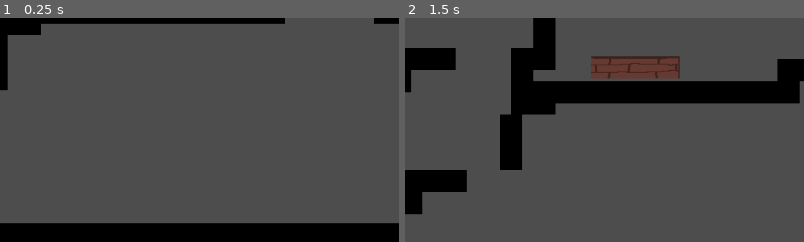
Above: before the commit, frames 1-2 (left to right).
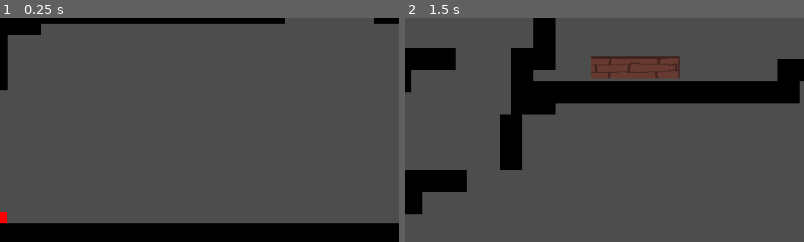
Above: after the commit, the same moments.

Repository: Starscout/SteamSmyth
Game: Godot game, scene res://Rooms/test room.tscn
Two runs of this game, one before a commit and one after it. Both use one fixed random seed, a clock stepped at 60 frames per second and the inputs below.
Inputs:
- Up to frame 1 (0.25 s): no input
- Up to frame 2 (1.5 s): tap Enter at 0.5 s; hold Right (right) from 0.53 s (still down); tap X (dash) at 0.6, 1.35 s; tap Z (jump) at 0.77 s; tap R (reset) at 1.25 s
The pictures show only the part of the screen within x 0-50%, y 50-100%; the shares and areas given below are measured in that part.

The runs differ from the first frame. In frame 1, less than 0.1% of the frame differs, in the area x 0-2%, y 86-92%; in frame 2, nothing differs.

Commit message:
Alpha features done?

Diff:
--- /dev/null
+++ b/Objects/Enemies/spike.gd
@@ -0,0 +1,11 @@
+extends Area2D
+
+var player
+signal player_hit
+
+func _ready():
+	player = get_node("/root/Node2D/player")
+
+func _on_body_entered(body):
+	if body == player:
+		emit_signal("player_hit")
--- /dev/null
+++ b/Objects/Enemies/spike.tscn
@@ -0,0 +1,20 @@
+[gd_scene load_steps=4 format=3 uid="uid://dsh0go0rp7vbv"]
+
+[ext_resource type="Script" path="res://Objects/Enemies/spike.gd" id="1_jmdsg"]
+[ext_resource type="Texture2D" uid="uid://c2d3ojojymqi5" path="res://General Art/TestStuff/enemy tilemap.png" id="2_etf7x"]
+
+[sub_resource type="RectangleShape2D" id="RectangleShape2D_if6cf"]
+size = Vector2(16, 12)
+
+[node name="Area2D" type="Area2D"]
+script = ExtResource("1_jmdsg")
+
+[node name="Sprite2D" type="Sprite2D" parent="."]
+scale = Vector2(0.25, 0.25)
+texture = ExtResource("2_etf7x")
+
+[node name="CollisionShape2D" type="CollisionShape2D" parent="."]
+position = Vector2(0, 2)
+shape = SubResource("RectangleShape2D_if6cf")
+
+[connection signal="body_entered" from="." to="." method="_on_body_entered"]
--- a/Player/scripts/player.gd
+++ b/Player/scripts/player.gd
@@ -36,7 +36,9 @@
 
 	for save_point in get_tree().get_nodes_in_group("SavePoints"):
 		save_point.connect("save_point_activated", Callable(self, "_on_save_point_activated"))
-
+	var spikes = get_tree().get_nodes_in_group(("spikes"))
+	for spike in spikes:
+		spike.connect("player_hit", Callable(self, "_on_player_hit"))
 # Called every physics frame (handles movement and collisions)
 func _physics_process(delta):
 	# Reset horizontal velocity each frame
@@ -138,7 +140,7 @@
 
 	if Input.is_action_just_pressed("dash") and dashed == false:
 		wall_jump_timer = 0
-		dashed = true
+
 		dashing = true
 		dash_change = dash_timer
 		if Input.is_action_pressed("left") and Input.is_action_pressed("up"):
@@ -166,8 +168,14 @@
 
 	if dash_change > 0:
 		dash_change -= 1
+		dashed = true
 	else:
 		dashing = false
 
 func _on_save_point_activated(new_position):
 	respawn_location = new_position
+func _on_player_hit():
+	death()
+
+func death():
+	global_position = respawn_location
--- a/Rooms/test room.tscn
+++ b/Rooms/test room.tscn
@@ -7,6 +7,7 @@
 [ext_resource type="PackedScene" uid="uid://dxd56cc7ya63t" path="res://Objects/Interactable/save_point.tscn" id="5_q7ju7"]
 [ext_resource type="PackedScene" uid="uid://bbdfxw7kdbr1r" path="res://Player/Camera/camera.tscn" id="5_yimp1"]
 [ext_resource type="PackedScene" uid="uid://btjagb02d2d65" path="res://Player/hud.tscn" id="7_kdtm3"]
+[ext_resource type="PackedScene" uid="uid://dsh0go0rp7vbv" path="res://Objects/Enemies/spike.tscn" id="8_mkeql"]
 
 [sub_resource type="TileSetAtlasSource" id="TileSetAtlasSource_4rimo"]
 texture = ExtResource("3_qfxkx")
@@ -75,3 +76,6 @@
 position = Vector2(-293, 256)
 
 [node name="HUD" parent="." instance=ExtResource("7_kdtm3")]
+
+[node name="spike" parent="." groups=["spikes"] instance=ExtResource("8_mkeql")]
+position = Vector2(1, 613)
Binary file added: General Art/TestStuff/enemy tilemap.png
Not shown, added: General Art/TestStuff/enemy tilemap.png.import
Not shown: 1 places in Rooms/test room.tscn that only renumber resources
Not shown, added: export_presets.cfg
Not shown, added: Steamsmyth Alpha.zip
